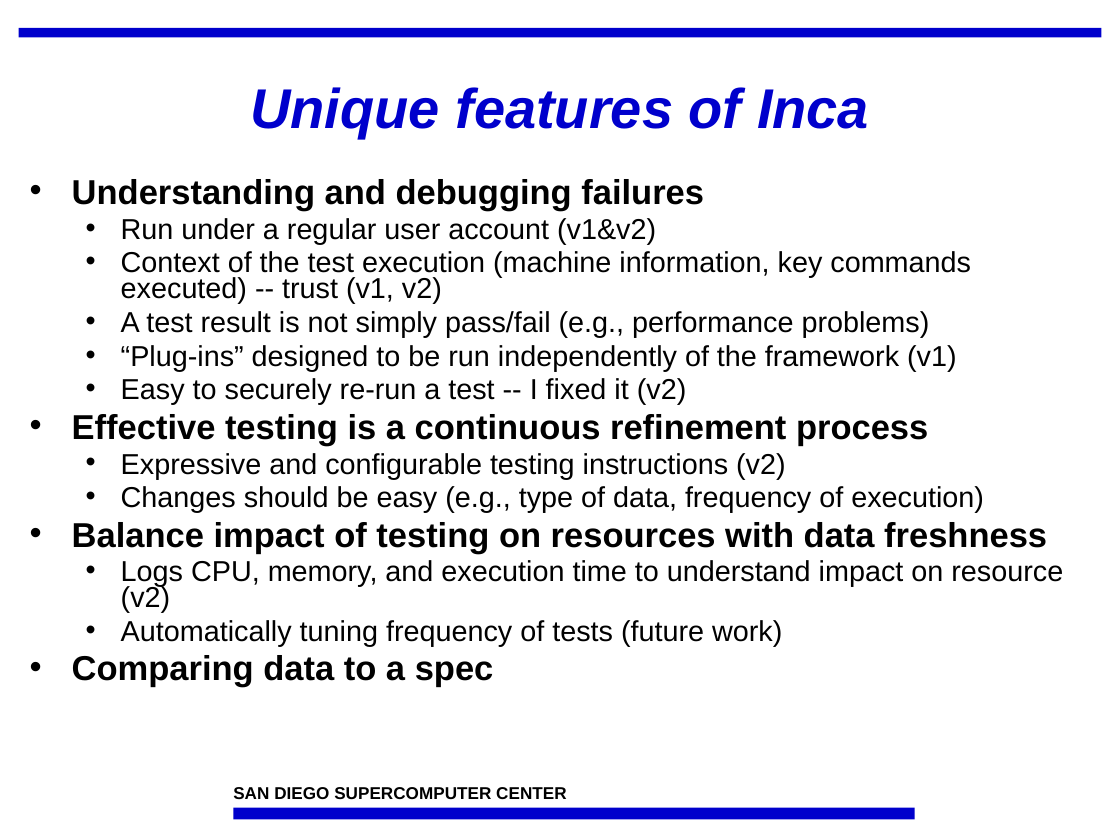
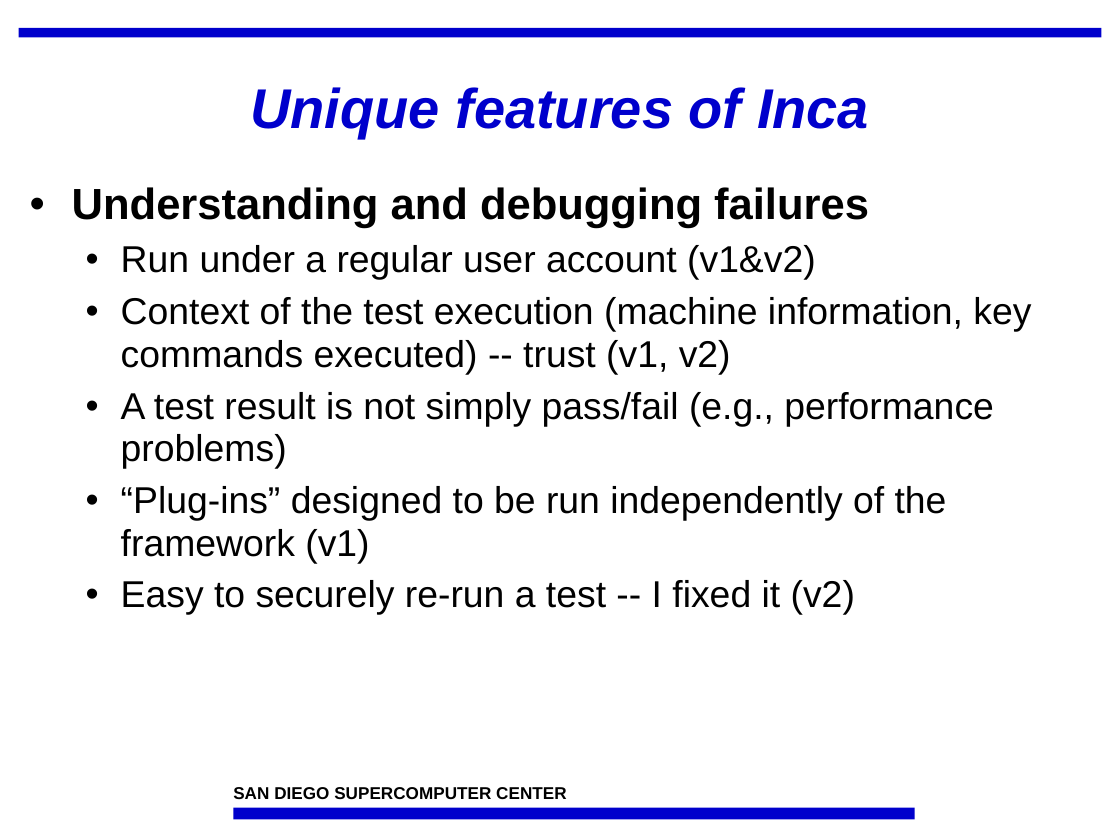
Before and after one commit to IncaProject/inca-xsede, a slide deck: slide 9 of talks/inca_sc05.ppt. Drawn at 1120x840 pixels with LibreOffice and Linux fonts; fonts in the diff are those of the drawing; background and template pictures are left out. Boxes give left, top, right and bottom in pixels: in the first picture for what was removed or moved away, otherwise in the second. Text is boxed around its words. In the diff, an @@ line names an element or a change of style, - is before the commit and + after.

```diff
--- a/talks/inca_sc05.ppt
+++ b/talks/inca_sc05.ppt
@@ text "Understanding and debugging failures" at (x1=72, y1=187, x2=1031, y2=615): size 22.2 to 28 pt in "Understanding and debugging failures"; size 18.5 to 24 pt in "Run under a regular user account (v1&v2)", "Context of the test execution (machine information, ...", "A test result is not simply pass/fail ...", "“Plug-ins” designed to be run independently of ..." and 1 more places; line spacing 0.75 to 0.95; more space between paragraphs @@
@@ text at (x1=72, y1=414, x2=1063, y2=688): paragraphs removed @@
-• Effective testing is a continuous refinement process
-  • Expressive and configurable testing instructions (v2)
-  • Changes should be easy (e.g., type of data, frequency of execution)
-• Balance impact of testing on resources with data freshness
-  • Logs CPU, memory, and execution time to understand impact on resource (v2)
-  • Automatically tuning frequency of tests (future work)
-• Comparing data to a spec
```
Also in this commit, not shown: 8 other slides changed, 3 slides added, 2 slides removed.
